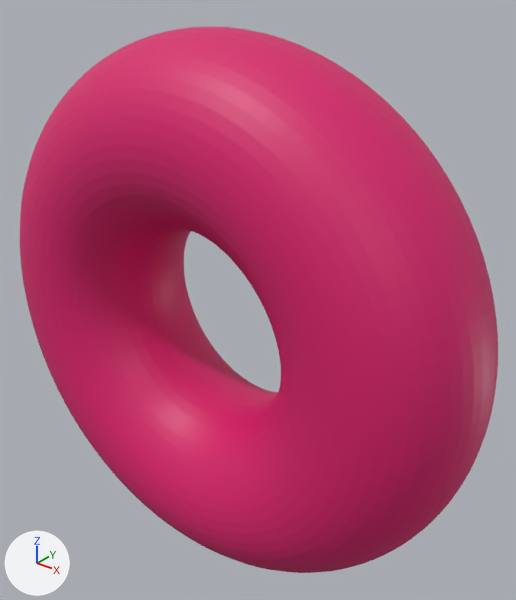
Before and after pictures for a commit that changed the glTF model assets/torus_grid_sweep/torus_R3_r7.glb.
One viewpoint serves both versions: a 50 mm camera at (19.4, -21.9, 15.0) aimed at (1.0, 1.2, 0.7). Every picture has the same lights, and +X, +Y and +Z are marked at lower left. The picture after the commit comes second. Where no turn or scale is listed for an object, it has been applied to the vertices.

In view in the first picture: 'geometry_0'.
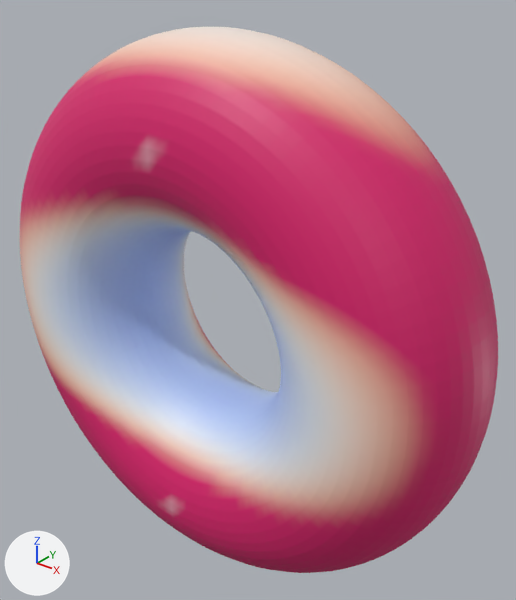
What the commit changed:
me_geometry_0 has 5000 vertices, 10000 faces and spans x -12.4..12.4, y -4.1..4.1, z -12.4..12.4.
me_geometry_0 is used by ob_geometry_0; location (0.0, 0.0, 0.0).
me_geometry_0 part 1: 1940 faces centred in x -6.7..6.7, y -3.8..2.1, z -4.8..4.8 are repainted in the vertex colours; the middle colour goes from pink #da1c6c to blue #bad0fc.
me_geometry_0 part 2: 1608 faces centred in x -11.8..11.8, y -4.1..4.1, z -11.5..11.5 are repainted in the vertex colours; the middle colour goes from pink #da1c6c to pink #e57c82.
me_geometry_0 part 3: 1168 faces centred in x -10.4..10.4, y -4.1..3.6, z -12.2..12.2 are repainted in the vertex colours; the middle colour goes from pink #da1c6c to beige #f8d1c0.
me_geometry_0 part 4: 1154 faces centred in x -8.9..8.9, y -4.1..2.9, z -12.4..12.4 are repainted in the vertex colours; the middle colour goes from pink #da1c6c to white #eceaf1.

Where the change shows, as pixel boxes (x1, y1, x2, y2) in the pictures (516 x 600 px):
part 1 of me_geometry_0, recoloured (lighter): (58, 225, 301, 454) in both
part 2 of me_geometry_0, recoloured: (20, 51, 442, 529) in both
part 3 of me_geometry_0, recoloured: (20, 32, 403, 508) in both
part 4 of me_geometry_0, recoloured: (28, 27, 347, 489) in both
